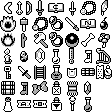
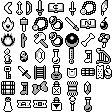
The second w=112, h=112 image is a revision of the first. Changes to its layers:
painted on "merged" over [0, 16, 16, 32]
added layer "firestorm" (1st of 2) above "firestorm" over [0, 16, 16, 32]
hid "firestorm" (2nd of 2) over [0, 16, 16, 32]
